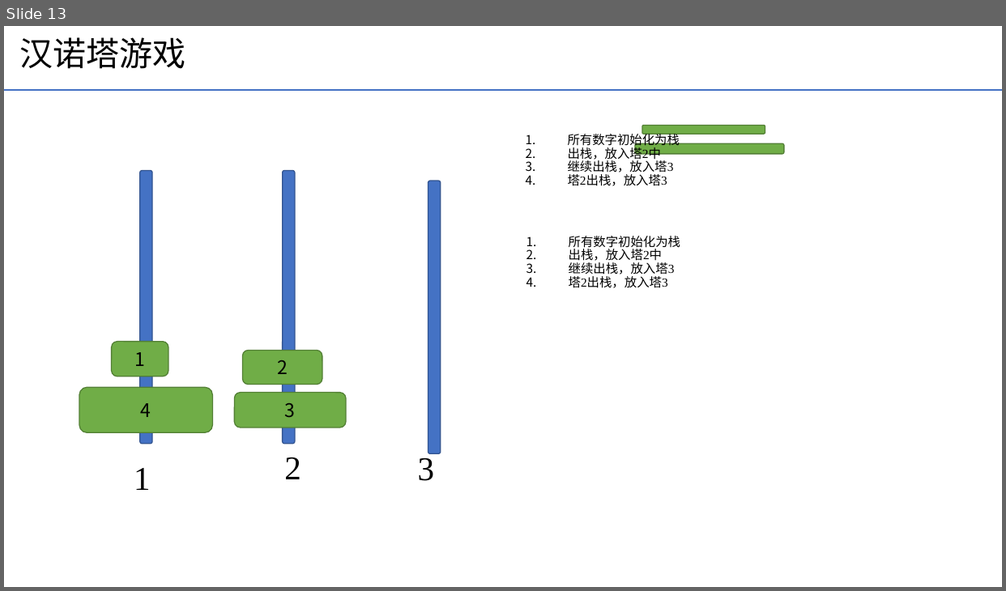
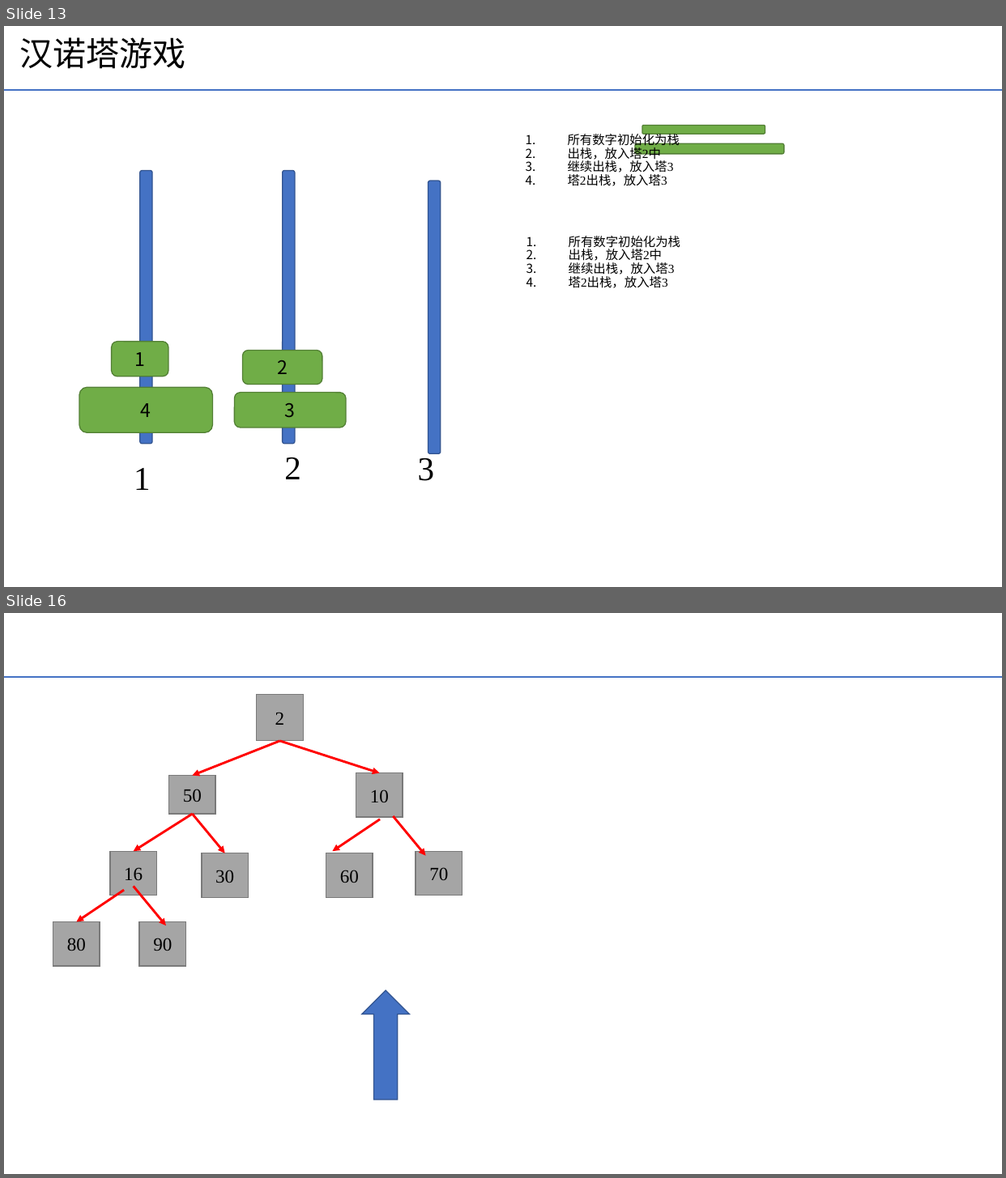
Before and after one commit to yechong316/Python-function, a slide deck: 数据结构与算法/线性表/数据结构可视化辅助理解，便于代码开发.pptx. Shown one above the other, each under a label of ours: slide 13 before the commit, slides 13 and 16 after it; the slides between them are not shown. The pictures are 1006x591 and 1006x1178 pixels, drawn with LibreOffice and Linux fonts; fonts in the diff are those of the drawing. Boxes give left, top, right and bottom in pixels: in the first picture for what was removed or moved away, otherwise in the second. Text is boxed around its words. In the diff, an @@ line names an element or a change of style, - is before the commit and + after.

```diff
--- a/数据结构与算法/线性表/数据结构可视化辅助理解，便于代码开发.pptx
+++ b/数据结构与算法/线性表/数据结构可视化辅助理解，便于代码开发.pptx
@@ slide 16 added at [4,613,1002,1174], background #FFFFFF; not listed: 1 template element that a slide beside it also shows @@
@@ rectangle added at [257,695,304,741], fill #A5A5A5, outline #7A7A7A 1 pt, 18 pt, text #000000 @@
+2
@@ arrow added from (280, 741) to (193, 776), #FF0000 2.25 pt @@
@@ arrow added from (280, 741) to (380, 773), #FF0000 2.25 pt @@
@@ rectangle added at [169,776,216,814], fill #A5A5A5, outline #7A7A7A 1 pt, 18 pt, text #000000 @@
+50
@@ rectangle added at [356,773,403,817], fill #A5A5A5, outline #7A7A7A 1 pt, 18 pt, text #000000 @@
+10
@@ arrow added from (193, 814) to (134, 851), #FF0000 2.25 pt @@
@@ arrow added from (193, 814) to (225, 854), #FF0000 2.25 pt @@
@@ arrow added from (380, 820) to (333, 851), #FF0000 2.25 pt @@
@@ arrow added from (394, 816) to (425, 855), #FF0000 2.25 pt @@
@@ rectangle added at [110,851,157,895], fill #A5A5A5, outline #7A7A7A 1 pt, 18 pt, text #000000 @@
+16
@@ rectangle added at [202,854,248,897], fill #A5A5A5, outline #7A7A7A 1 pt, 18 pt, text #000000 @@
+30
@@ rectangle added at [326,854,373,897], fill #A5A5A5, outline #7A7A7A 1 pt, 18 pt, text #000000 @@
+60
@@ rectangle added at [415,851,462,895], fill #A5A5A5, outline #7A7A7A 1 pt, 18 pt, text #000000 @@
+70
@@ arrow added from (124, 890) to (77, 922), #FF0000 2.25 pt @@
@@ arrow added from (134, 886) to (166, 926), #FF0000 2.25 pt @@
@@ rectangle added at [53,922,100,966], fill #A5A5A5, outline #7A7A7A 1 pt, 18 pt, text #000000 @@
+80
@@ rectangle added at [139,922,186,966], fill #A5A5A5, outline #7A7A7A 1 pt, 18 pt, text #000000 @@
+90
@@ up arrow added at [362,990,409,1100], fill #4472C4, outline #325491 1 pt @@
```
Also in this commit, not shown: 1 slide removed, 2 other files.
